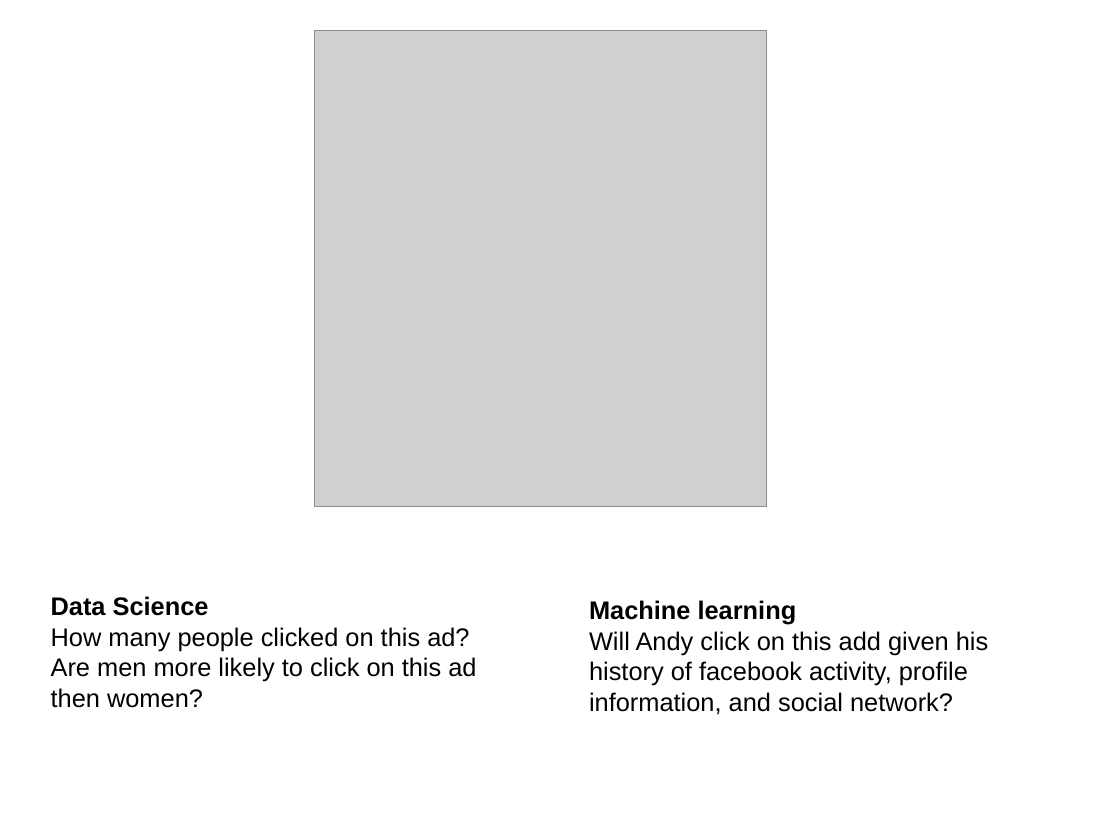
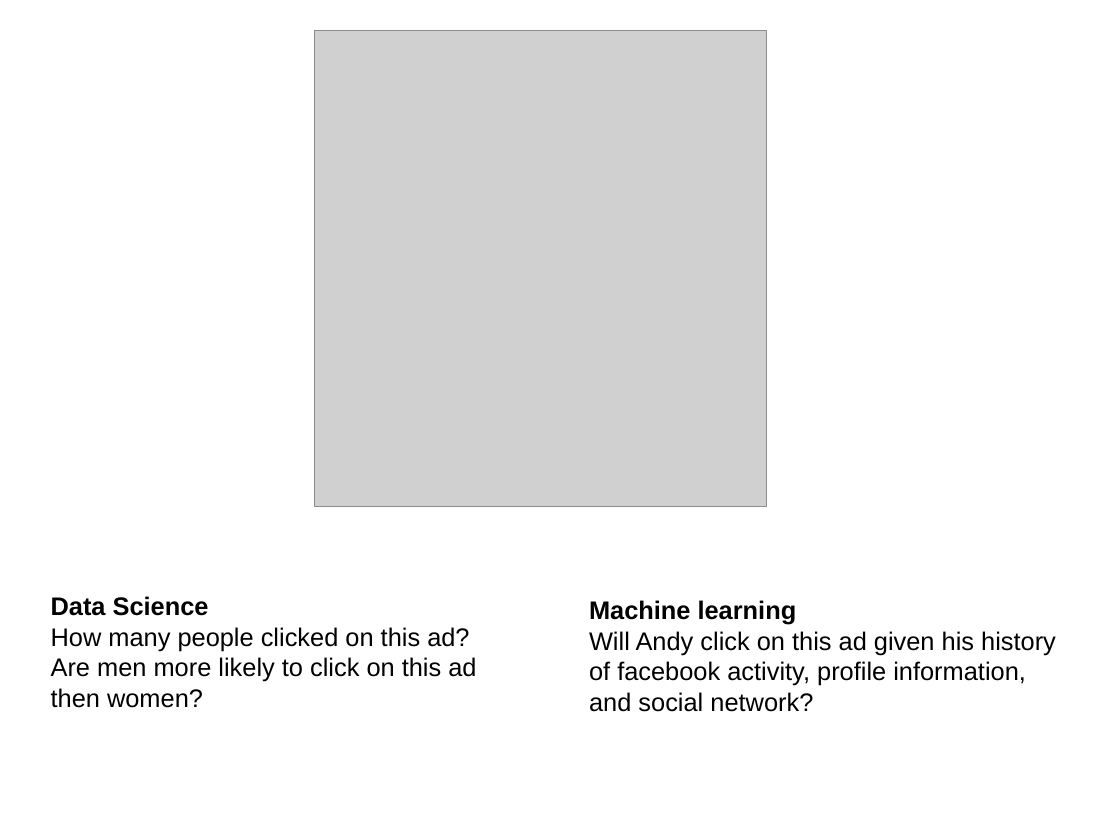
Before and after one commit to amueller/talks_odt, a slide deck: slide 10 of 2017/promises_and_perils_pyparis.odp. Drawn at 1120x840 pixels with LibreOffice and Linux fonts; fonts in the diff are those of the drawing; grey boxes stand for pictures. Boxes give left, top, right and bottom in pixels: in the first picture for what was removed or moved away, otherwise in the second. Text is boxed around its words. In the diff, an @@ line names an element or a change of style, - is before the commit and + after.

```diff
--- a/2017/promises_and_perils_pyparis.odp
+++ b/2017/promises_and_perils_pyparis.odp
@@ text at box(589, 631, 1056, 712): text changed @@
-Will Andy click on this add given his history of facebook activity, profile information, and social network?
+Will Andy click on this ad given his history of facebook activity, profile information, and social network?
```
Also in this commit, not shown: 4 other slides changed, 7 slides added, 5 slides removed.
